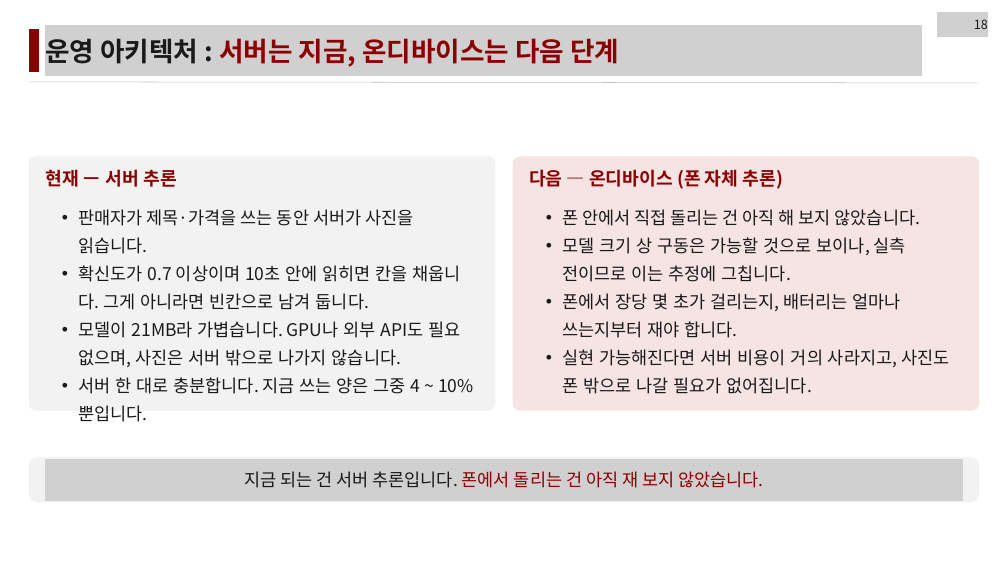
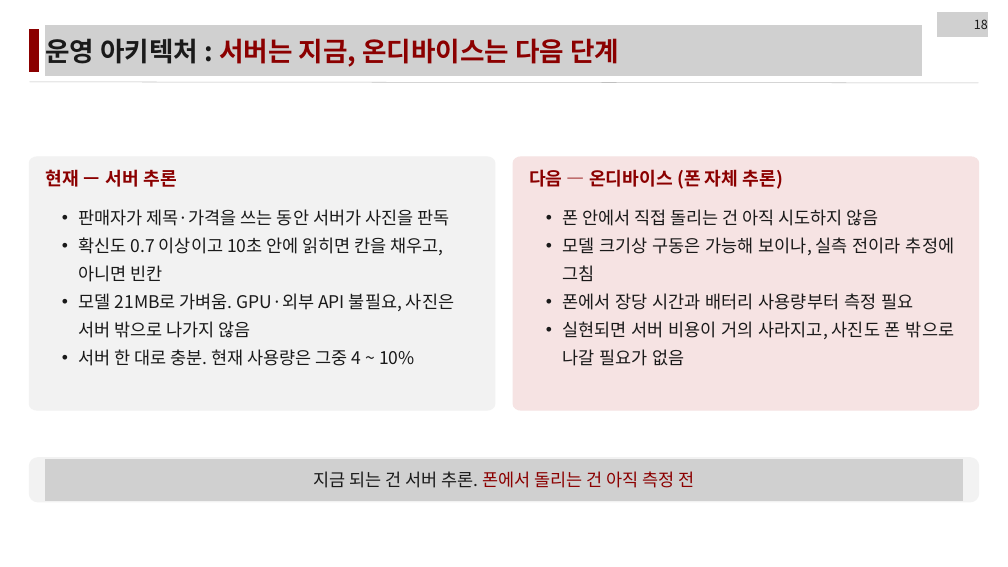
Before and after one commit to LEEbyeongchul/itda3-CODE-subway, a slide deck: slide 18 of 발표/[CODE]_서브웨이_본선발표.pptx. Drawn at 1008x567 pixels with LibreOffice and Linux fonts; fonts in the diff are those of the drawing; grey boxes stand for pictures. Boxes give left, top, right and bottom in pixels: in the first picture for what was removed or moved away, otherwise in the second. Text is boxed around its words. In the diff, an @@ line names an element or a change of style, - is before the commit and + after.

```diff
--- a/발표/[CODE]_서브웨이_본선발표.pptx
+++ b/발표/[CODE]_서브웨이_본선발표.pptx
@@ text at (79, 209, 454, 366): text changed @@
-  • 판매자가 제목·가격을 쓰는 동안 서버가 사진을 읽습니다.
-  • 확신도가 0.7 이상이며 10초 안에 읽히면 칸을 채웁니다. 그게 아니라면 빈칸으로 남겨 둡니다.
-  • 모델이 21MB라 가볍습니다. GPU나 외부 API도 필요 없으며, 사진은 서버 밖으로 나가지 않습니다.
-  • 서버 한 대로 충분합니다. 지금 쓰는 양은 그중 4 ~ 10%뿐입니다.
+  • 판매자가 제목·가격을 쓰는 동안 서버가 사진을 판독
+  • 확신도 0.7 이상이고 10초 안에 읽히면 칸을 채우고, 아니면 빈칸
+  • 모델 21MB로 가벼움. GPU·외부 API 불필요, 사진은 서버 밖으로 나가지 않음
+  • 서버 한 대로 충분. 현재 사용량은 그중 4 ~ 10%
@@ text at (562, 209, 954, 366): text changed @@
-  • 폰 안에서 직접 돌리는 건 아직 해 보지 않았습니다.
-  • 모델 크기 상 구동은 가능할 것으로 보이나, 실측 전이므로 이는 추정에 그칩니다.
-  • 폰에서 장당 몇 초가 걸리는지, 배터리는 얼마나 쓰는지부터 재야 합니다.
-  • 실현 가능해진다면 서버 비용이 거의 사라지고, 사진도 폰 밖으로 나갈 필요가 없어집니다.
+  • 폰 안에서 직접 돌리는 건 아직 시도하지 않음
+  • 모델 크기상 구동은 가능해 보이나, 실측 전이라 추정에 그침
+  • 폰에서 장당 시간과 배터리 사용량부터 측정 필요
+  • 실현되면 서버 비용이 거의 사라지고, 사진도 폰 밖으로 나갈 필요가 없음
@@ text at (313, 471, 695, 488): text changed @@
-지금 되는 건 서버 추론입니다. 폰에서 돌리는 건 아직 재 보지 않았습니다.
+지금 되는 건 서버 추론. 폰에서 돌리는 건 아직 측정 전
```
Also in this commit, not shown: 16 other slides changed, 1 other file.
